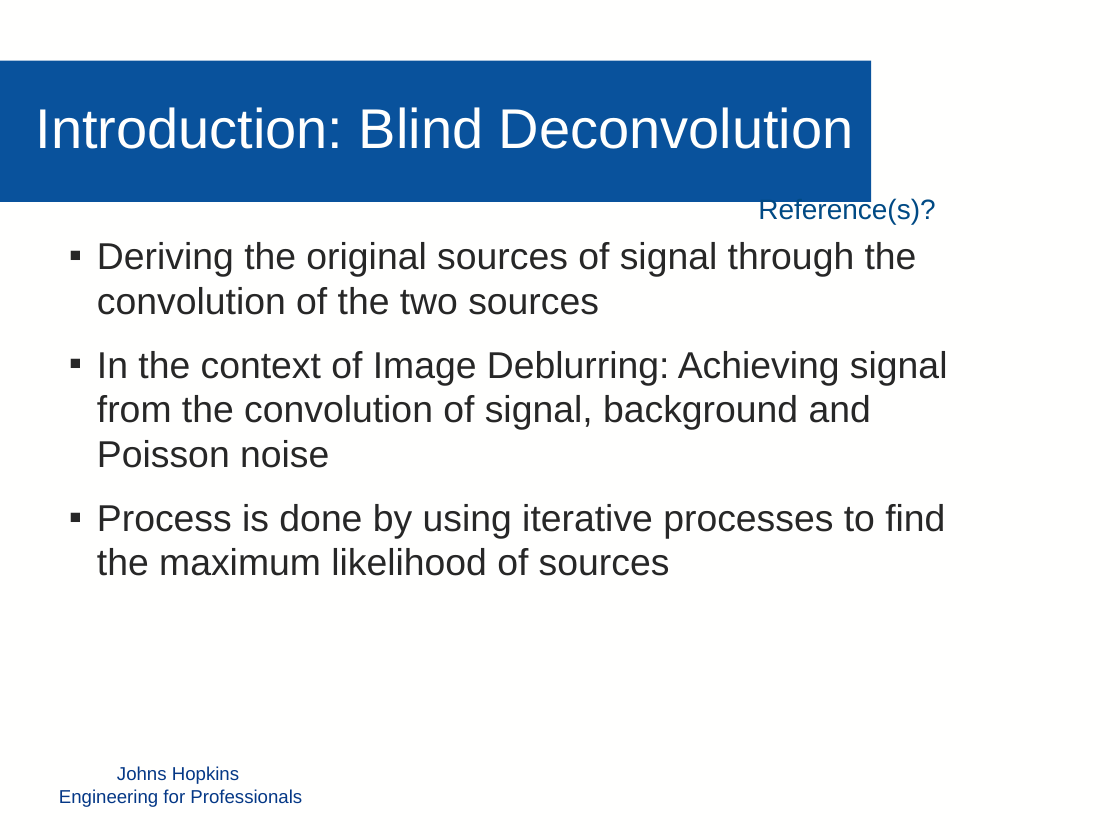
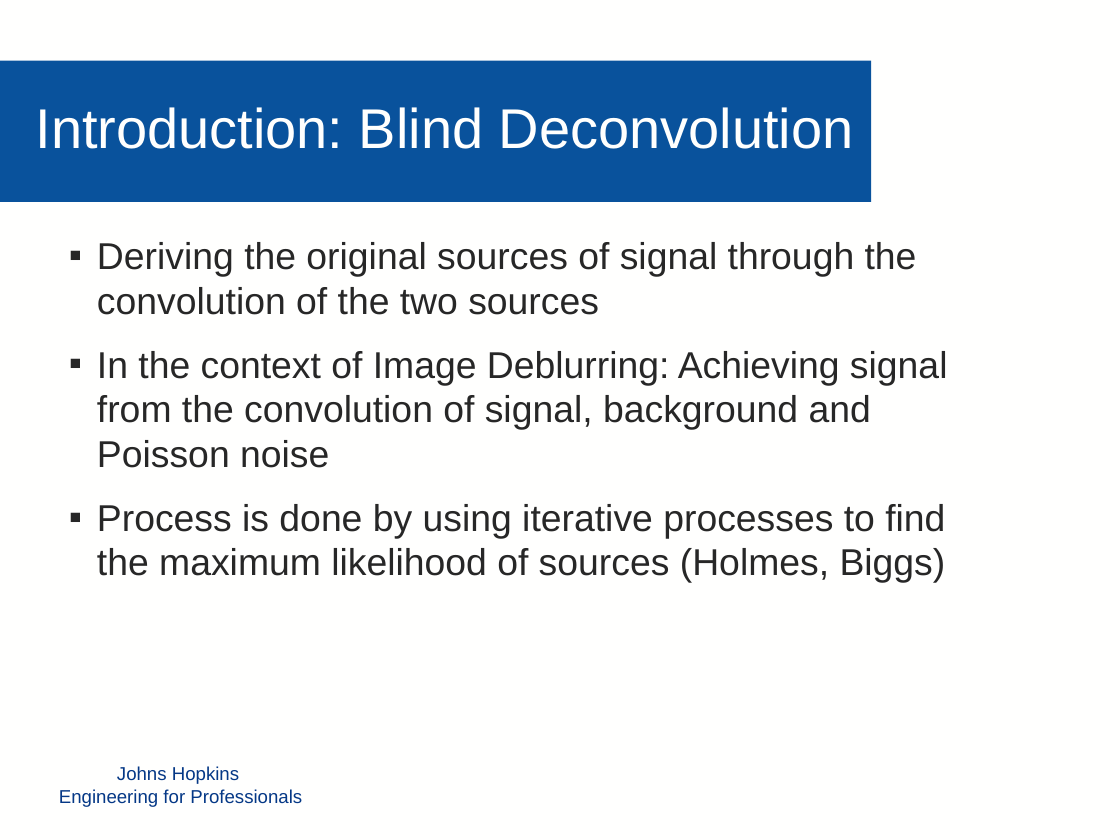
Before and after one commit to mollyn/matrixTheoryProject, a slide deck: slide 5 of Presentation/Diederich_Grassi_Nichols_PPT.pptx. Drawn at 1120x840 pixels with LibreOffice and Linux fonts; fonts in the diff are those of the drawing; background and template pictures are left out. Boxes give left, top, right and bottom in pixels: in the first picture for what was removed or moved away, otherwise in the second. Text is boxed around its words. In the diff, an @@ line names an element or a change of style, - is before the commit and + after.

Commit message:
ppt
ppt

```diff
--- a/Presentation/Diederich_Grassi_Nichols_PPT.pptx
+++ b/Presentation/Diederich_Grassi_Nichols_PPT.pptx
@@ text removed at [758,197,935,224] @@
-Reference(s)?
@@ text at [97,504,946,583]: text changed @@
-▪ Process is done by using iterative processes to find the maximum likelihood of sources
+▪ Process is done by using iterative processes to find the maximum likelihood of sources (Holmes, Biggs)
```
Also in this commit, not shown: 2 other slides changed.
